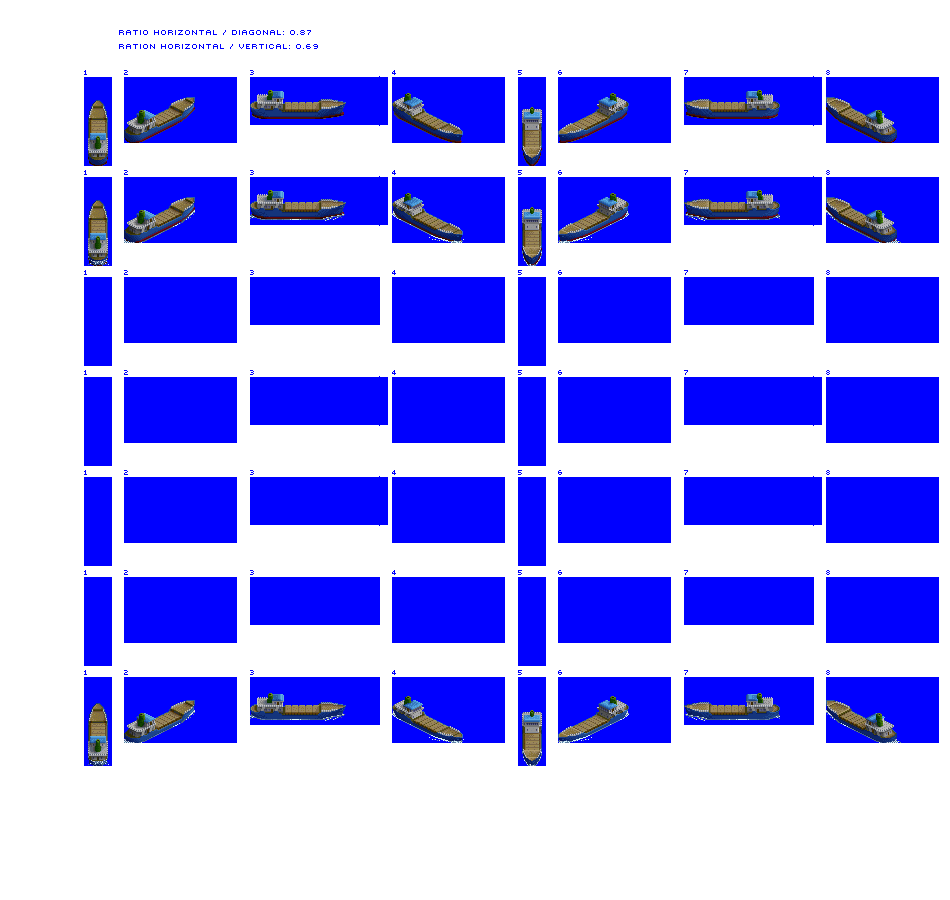
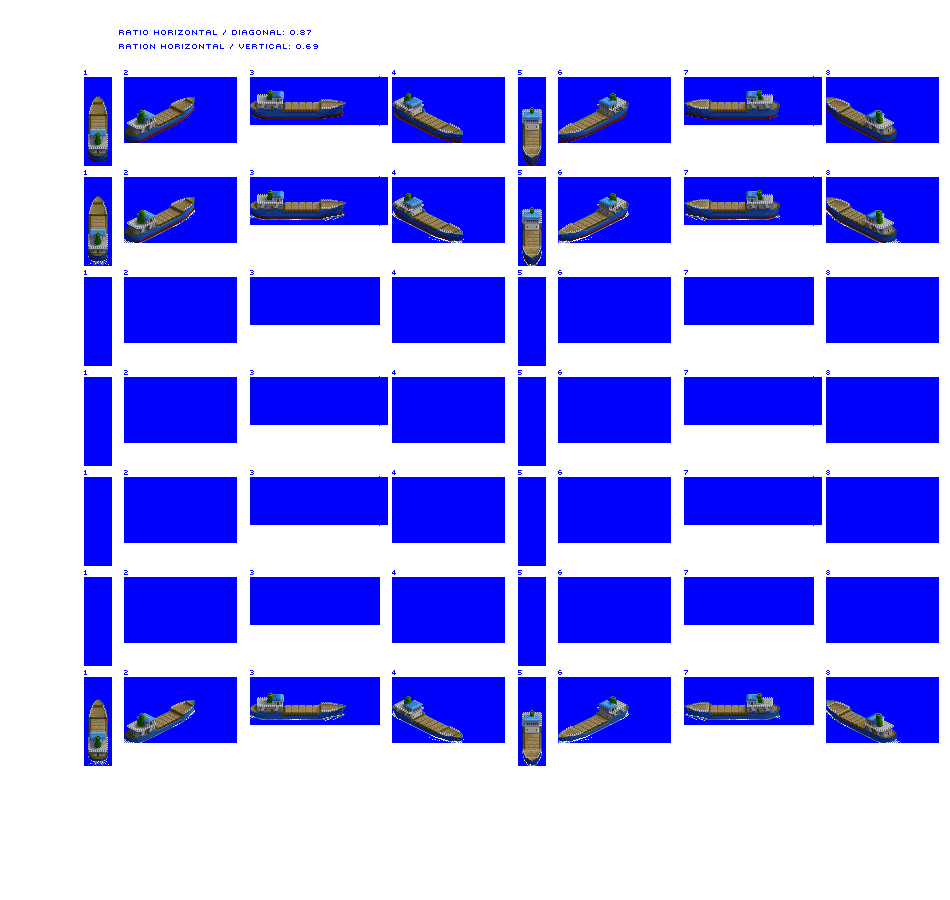
Two versions of the same layered image (950 x 900). Layer-by-layer changes:
painted on "Coaster loaded" over 88, 699, 108, 766
painted on "Coaster unloaded" over 88, 96, 108, 266
